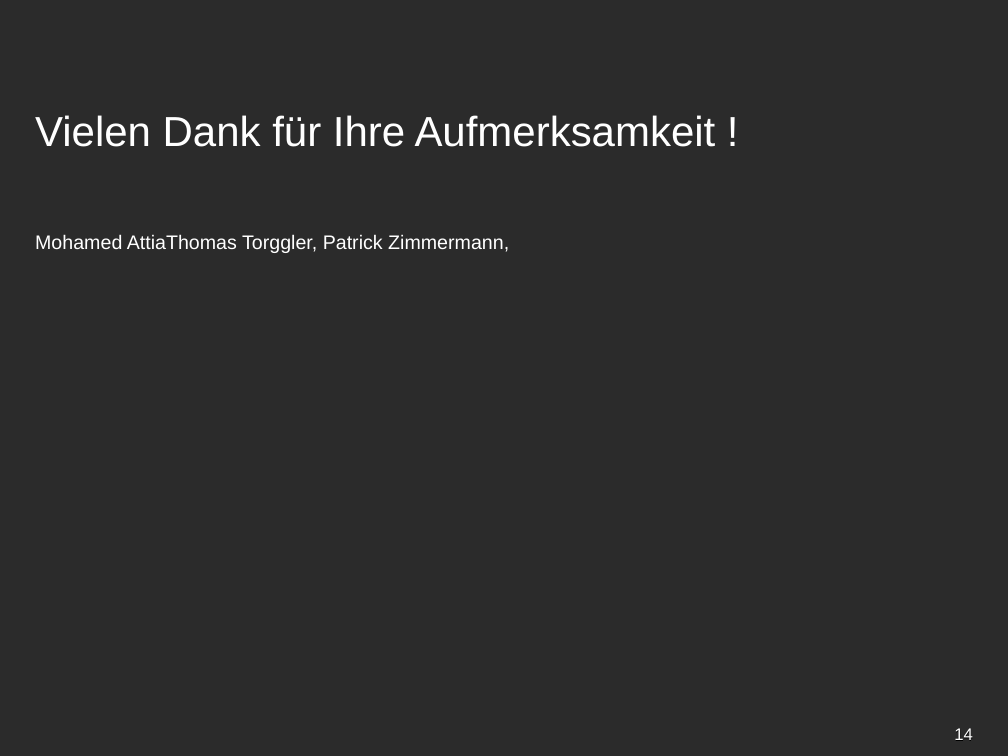
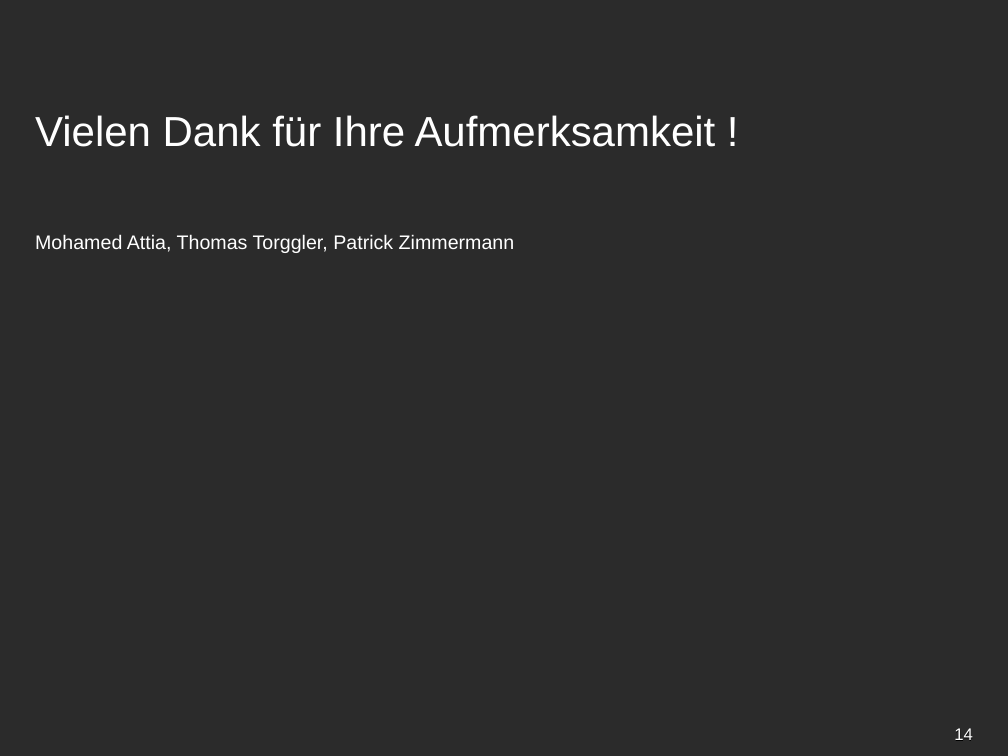
Before and after one commit to PaddlePad/ASP-Peano, a slide deck: slide 14 of Ausarbeitung/präzi.pptx. Drawn at 1008x756 pixels with LibreOffice and Linux fonts; fonts in the diff are those of the drawing; background and template pictures are left out; a plain dark background stands for a picture behind light text. Boxes give left, top, right and bottom in pixels: in the first picture for what was removed or moved away, otherwise in the second. Text is boxed around its words. In the diff, an @@ line names an element or a change of style, - is before the commit and + after.

```diff
--- a/Ausarbeitung/präzi.pptx
+++ b/Ausarbeitung/präzi.pptx
@@ text at [35, 234, 515, 253]: text changed @@
-Mohamed AttiaThomas Torggler, Patrick Zimmermann,
+Mohamed Attia, Thomas Torggler, Patrick Zimmermann
```
Also in this commit, not shown: 12 other slides changed.
